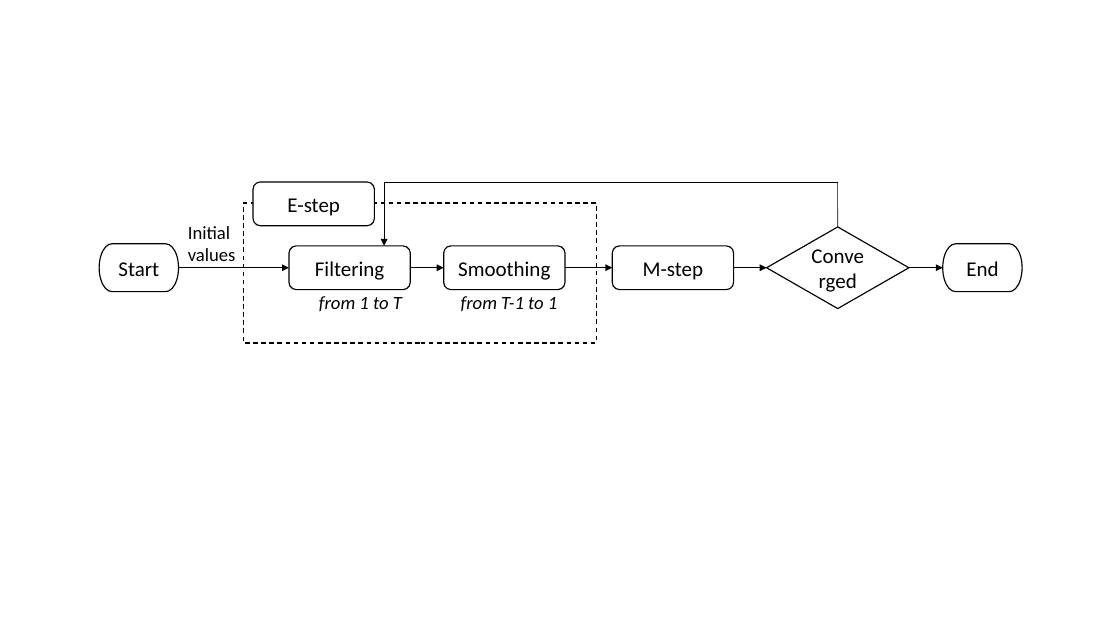
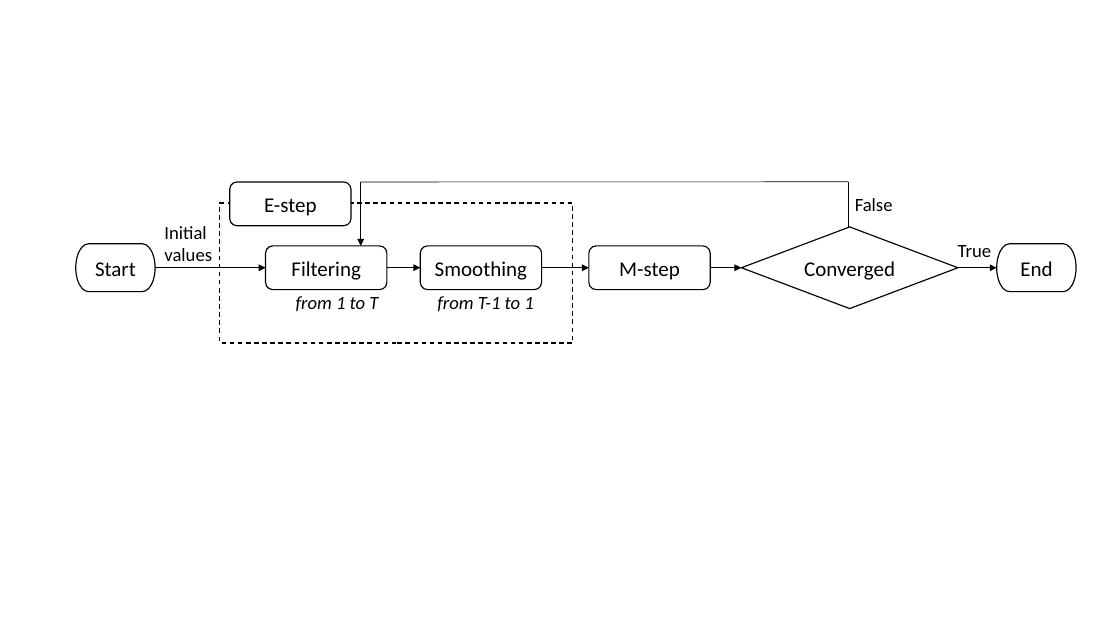
Before and after one commit to araea382/MT, a slide deck: slide 14 of Document/graphic.pptx. Drawn at 1120x630 pixels with LibreOffice and Linux fonts; fonts in the diff are those of the drawing. Boxes give left, top, right and bottom in pixels: in the first picture for what was removed or moved away, otherwise in the second. Text is boxed around its words. In the diff, an @@ line names an element or a change of style, - is before the commit and + after.

```diff
--- a/Document/graphic.pptx
+++ b/Document/graphic.pptx
@@ line moved from (838, 182) - (384, 182) to (849, 181) - (360, 182) @@
@@ line moved from (838, 227) - (838, 182) to (849, 227) - (849, 182) @@
@@ text added at (x1=855, y1=198, x2=893, y2=211), 16 pt, text #000000 @@
+False
@@ diamond "Converged" resized from (x1=767, y1=227, x2=909, y2=308) to (x1=742, y1=227, x2=959, y2=308) @@
@@ 5 arrows, 4 rounded rectangles, 3 texts, 1 pill shape, 1 rectangle moved together from (x1=99, y1=182, x2=767, y2=344) to (x1=76, y1=182, x2=742, y2=344) @@
@@ arrow moved from (909, 268) - (943, 268) to (958, 268) - (997, 268) @@
@@ text added at (x1=958, y1=245, x2=991, y2=257), 16 pt, text #000000 @@
+True
@@ pill shape "End" moved from (x1=943, y1=244, x2=1022, y2=292) to (x1=997, y1=244, x2=1076, y2=292) @@
```
Also in this commit, not shown: 36 other files.
